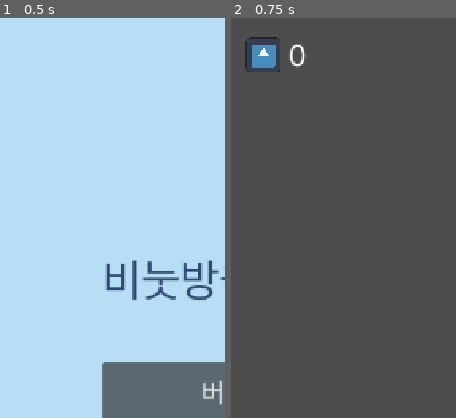
Above: before the commit, frames 1-2 (left to right).
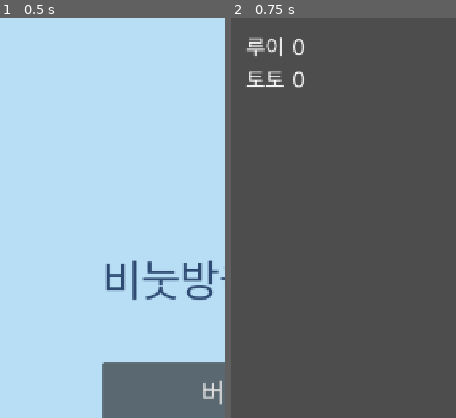
Above: after the commit, the same moments.

Repository: ohsolee/bubblePopPop
Game: Godot game, scene res://scenes/MainMenu.tscn
Two runs of this game, one before a commit and one after it. Both use one fixed random seed, a clock stepped at 60 frames per second and the inputs below. The engine's default icon, where the game draws it, is replaced by a stand-in: a white triangle on a blue panel in a dark square. Sound files missing from this copy of the repository are replaced by a short silence.
Inputs:
- Up to frame 1 (0.5 s): no input
- Up to frame 2 (0.75 s): click "버블" at 0.5 s
The pictures show only the part of the screen within x 0-50%, y 0-50%; the shares and areas given below are measured in that part.

Frame 1 is identical in both runs. In frame 2, 1.7% of the frame differs, in the area x 6-34%, y 4-18%.

Commit message:
feat: 루이/토토 개별 카운터 + 팝 사운드 3종 추가
- 왼쪽 위 별 카운터(이미지)를 루이/토토 개별 텍스트 카운터로 교체
- bubble.gd: is_character bool -> character_type String("", "rui", "toto")
- 방울 종류별 팝 사운드 재생(bbok/rui/toto), 재생 완료 후 정리
- design-document.md v0.03: 위 변경사항 반영

Diff:
--- a/scenes/Main.tscn
+++ b/scenes/Main.tscn
@@ -1,7 +1,6 @@
-[gd_scene load_steps=3 format=3]
+[gd_scene load_steps=2 format=3]
 
 [ext_resource type="Script" path="res://scripts/main.gd" id="1_main"]
-[ext_resource type="Texture2D" uid="uid://c12u30ama0xbe" path="res://icon.svg" id="2_star"]
 
 [node name="Main" type="Node2D"]
 script = ExtResource("1_main")
@@ -17,23 +16,40 @@
 
 [node name="UILayer" type="CanvasLayer" parent="."]
 
-[node name="StarCounter" type="HBoxContainer" parent="UILayer"]
+[node name="CounterBox" type="VBoxContainer" parent="UILayer"]
 offset_left = 24.0
 offset_top = 24.0
 offset_right = 240.0
-offset_bottom = 96.0
+offset_bottom = 140.0
+theme_override_constants/separation = 8
+
+[node name="RuiCounter" type="HBoxContainer" parent="UILayer/CounterBox"]
+layout_mode = 2
 theme_override_constants/separation = 12
 
-[node name="StarIcon" type="TextureRect" parent="UILayer/StarCounter"]
-custom_minimum_size = Vector2(56, 56)
+[node name="RuiLabel" type="Label" parent="UILayer/CounterBox/RuiCounter"]
 layout_mode = 2
-texture = ExtResource("2_star")
-expand_mode = 1
-stretch_mode = 5
+theme_override_font_sizes/font_size = 36
+text = "루이"
 
-[node name="CountLabel" type="Label" parent="UILayer/StarCounter"]
+[node name="RuiCountLabel" type="Label" parent="UILayer/CounterBox/RuiCounter"]
 layout_mode = 2
-theme_override_font_sizes/font_size = 48
+theme_override_font_sizes/font_size = 36
+text = "0"
+vertical_alignment = 1
+
+[node name="TotoCounter" type="HBoxContainer" parent="UILayer/CounterBox"]
+layout_mode = 2
+theme_override_constants/separation = 12
+
+[node name="TotoLabel" type="Label" parent="UILayer/CounterBox/TotoCounter"]
+layout_mode = 2
+theme_override_font_sizes/font_size = 36
+text = "토토"
+
+[node name="TotoCountLabel" type="Label" parent="UILayer/CounterBox/TotoCounter"]
+layout_mode = 2
+theme_override_font_sizes/font_size = 36
 text = "0"
 vertical_alignment = 1
 
--- a/scripts/bubble.gd
+++ b/scripts/bubble.gd
@@ -5,12 +5,16 @@
 ## CollisionShape2D / PopSound)를 전제로 한다.
 
 ## 방울이 터졌을 때 Main에게 알리는 커스텀 시그널.
-## pos = 터진 위치(파티클 생성용), is_character = 캐릭터 방울 여부(별 카운트용)
-signal popped(pos: Vector2, is_character: bool)
+## pos = 터진 위치(파티클 생성용), character_type = "" (일반) / "rui" / "toto"
+signal popped(pos: Vector2, character_type: String)
+
+const BBOK_SOUND: AudioStream = preload("res://assets/audio/bbok.wav")
+const RUI_SOUND: AudioStream = preload("res://assets/audio/rui.wav")
+const TOTO_SOUND: AudioStream = preload("res://assets/audio/toto.wav")
 
 var speed: float = 0.0        # 진행 속도(px/초)
 var sway_amp: float = 0.0     # 살랑임 폭
-var is_character: bool = false
+var character_type: String = ""       # "" = 일반 방울, "rui" / "toto" = 캐릭터 방울
 var is_popped: bool = false   # 중복 터치 방지 가드
 var move_dir: Vector2 = Vector2.UP    # 진행 방향(단위 벡터). 스폰 시 Main이 지정
 var base_pos: Vector2 = Vector2.ZERO  # 살랑임의 기준이 되는 중심 위치
@@ -43,17 +47,27 @@
 	is_popped = true
 	# 물리 처리 중 충돌을 즉시 끄면 오류가 나므로 안전한 타이밍에 끈다
 	$CollisionShape2D.set_deferred("disabled", true)
-	popped.emit(global_position, is_character)
-	# 사운드/파티클/Tween 연출은 이후 B 단계(지용)에서 추가.
-	# 지금은 최소 루프라 바로 정리한다.
-	queue_free()
+	popped.emit(global_position, character_type)
+	$BubbleSprite.hide()
+	$CharacterSprite.hide()
+	set_process(false)    # 팝 후에는 이동/살랑임 계산 중단
+	# 방울 종류에 맞는 사운드 선택: 일반=bbok, 루이=rui, 토토=toto
+	var sound := BBOK_SOUND
+	if character_type == "rui":
+		sound = RUI_SOUND
+	elif character_type == "toto":
+		sound = TOTO_SOUND
+	$PopSound.stream = sound
+	$PopSound.play()
+	# 사운드가 끝날 때까지 기다렸다가 정리(끊기지 않게)
+	$PopSound.finished.connect(queue_free)
 
 func setup_motion(dir: Vector2) -> void:
 	# Main이 스폰할 때 진행 방향을 넘겨준다.
 	move_dir = dir.normalized()
 
 func setup_character(who: String) -> void:
-	is_character = true
+	character_type = who
 	if who == "rui":
 		# 씬(Bubble.tscn)에 지정된 루이(Rui) 이미지를 버블 위에 표시
 		$CharacterSprite.show()
--- a/scripts/main.gd
+++ b/scripts/main.gd
@@ -1,7 +1,7 @@
 extends Node2D
-## 루트 씬. SpawnTimer마다 방울을 만들고, 방울이 터지면 별을 센다.
+## 루트 씬. SpawnTimer마다 방울을 만들고, 루이/토토 방울이 터지면 각각 카운트한다.
 ## 설계서 2장의 Main.tscn 노드 구조(BubbleContainer / SpawnTimer /
-## UILayer/StarCounter/CountLabel)를 전제로 한다.
+## UILayer/CounterBox/RuiCounter,TotoCounter)를 전제로 한다.
 
 var bubble_scene: PackedScene = preload("res://scenes/Bubble.tscn")
 # 파티클 씬은 B 단계(지용)에서 만들면 아래 주석을 풀어 사용
@@ -9,7 +9,8 @@
 
 var bubbles_since_character: int = 0   # 마지막 캐릭터 방울 이후 생성한 일반 방울 수
 var character_threshold: int = 0       # 이번에 몇 개마다 캐릭터를 낼지(6~8)
-var star_count: int = 0
+var rui_count: int = 0
+var toto_count: int = 0
 var use_rui: bool = true               # 루이/토토 번갈아 등장용
 
 func _ready() -> void:
@@ -59,12 +60,15 @@
 	b.popped.connect(_on_bubble_popped)
 	$BubbleContainer.add_child(b)
 
-func _on_bubble_popped(_pos: Vector2, is_character: bool) -> void:
+func _on_bubble_popped(_pos: Vector2, character_type: String) -> void:
 	# 연출/파티클은 B 단계에서 _pos를 활용해 추가.
-	# 지금은 캐릭터 방울일 때만 별 카운트(A5).
-	if is_character:
-		star_count += 1
-		$UILayer/StarCounter/CountLabel.text = str(star_count)
+	# 루이/토토 방울을 터뜨렸을 때만 각자의 카운터 증가(A5).
+	if character_type == "rui":
+		rui_count += 1
+		$UILayer/CounterBox/RuiCounter/RuiCountLabel.text = str(rui_count)
+	elif character_type == "toto":
+		toto_count += 1
+		$UILayer/CounterBox/TotoCounter/TotoCountLabel.text = str(toto_count)
 
 func _reset_character_threshold() -> void:
 	character_threshold = randi_range(6, 8)
Not shown, added: assets/audio/bbok.wav.import
Not shown, added: assets/audio/rui.wav.import
Not shown, added: assets/audio/toto.wav.import
Not shown, added: assets/audio/bbok.wav
Not shown, added: assets/audio/rui.wav
Not shown, added: assets/audio/toto.wav
Not shown, changed: docs/design-document.md
